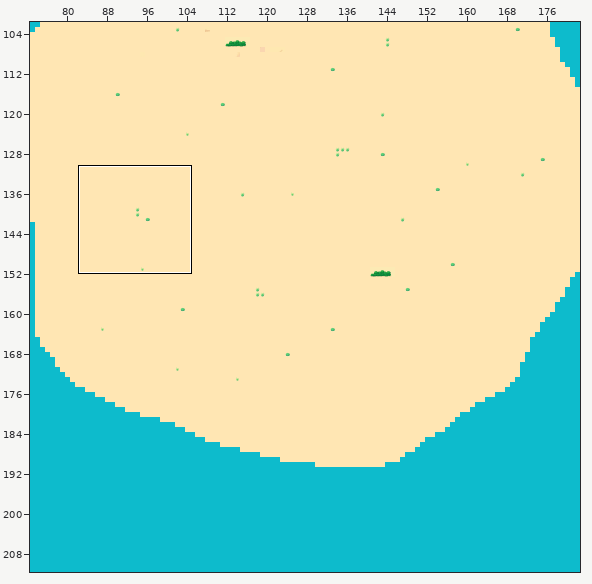
An edit to a level. Tiled map, assets/Map2/map2.tmx. Above: a wide view before the commit, with the close-up outlined.
Close-up. Earlier state:
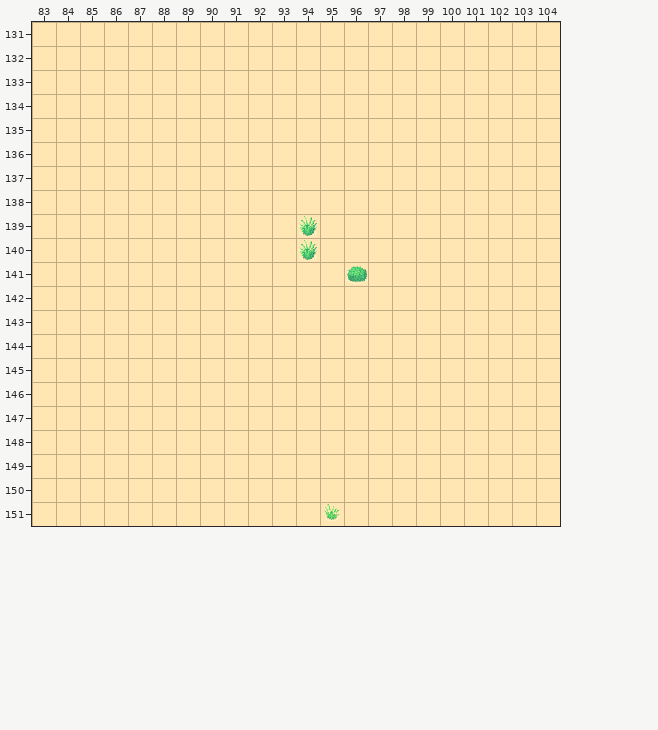
Cells are 32x32 px. Shown: x 83..104, y 131..151. The commit also changed other parts of the map, which this record leaves out.
Now the later version:
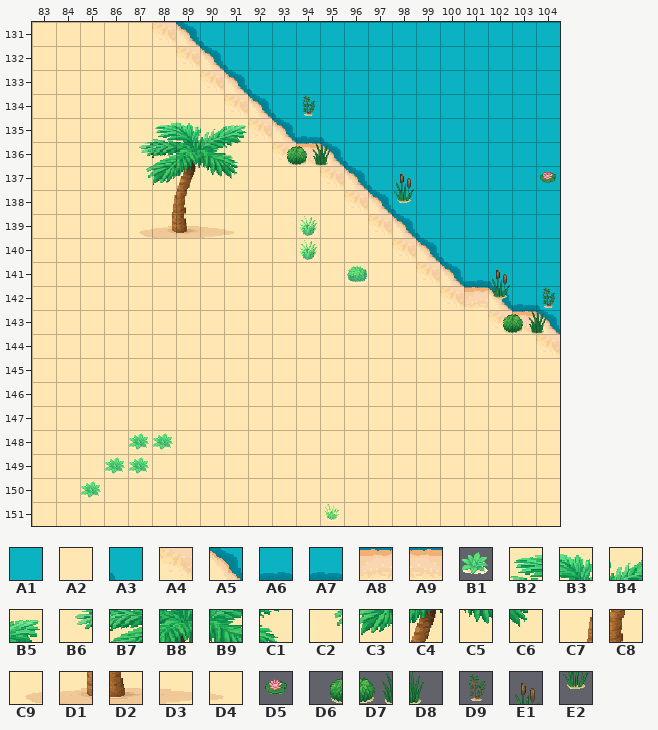
Key: from "NyaTiles": A1 21, A2 100, A3 107 flipped up-down, A4 130 turned 180, A5 135 turned 90, A6 141, A7 141 flipped left-right, A8 166, A9 166 flipped left-right, B1 304, B2 416, B3 417, B4 418, B5 419, B6 440, B7 441, B8 442, B9 443, C1 444, C2 465, C3 466, C4 467, C5 468, C6 469, C7 491, C8 492, C9 515, D1 516, D2 517, D3 518, D4 519, D5 536, D6 538, D7 539, D8 540, D9 560, E1 585, E2 610.
__ is an empty cell.
Difference:
Layer "Rutlager 6":
Tile A1 replaces tile A2 in row 131 at x 91 to 104; in row 132 at x 92 to 104; in row 133 at x 93 to 104; in row 134 at x 94 to 104; in row 135 at x 96 to 104; in row 136 at x 97 to 104.
Tile A1 replaces tile A2 in row 137 at x 98 to 104; in row 138 at x 99 to 104; in row 139 at x 100 to 104; in row 140 at x 101 to 104; in row 141 at x 103 to 104.
Tile A3 replaces tile A2 in row 131 at x 90; in row 132 at x 91; in row 133 at x 92; in row 134 at x 93; in row 135 at x 95; in row 136 at x 96.
Tile A3 replaces tile A2 in row 137 at x 97; in row 138 at x 98; in row 139 at x 99; in row 140 at x 100; in row 141 at x 102; in row 142 at x 104.
Tile A4 replaces tile A2 in row 131 at x 88; in row 132 at x 89; in row 133 at x 90; in row 134 at x 91; in row 135 at x 92; in row 136 at x 93.
Tile A4 replaces tile A2 in row 137 at x 95; in row 138 at x 96; in row 139 at x 97; in row 140 at x 98; in row 141 at x 99; in row 142 at x 100.
Tile A4 replaces tile A2 in row 143 at x 102; in row 144 at x 104.
Tile A5 replaces tile A2 in row 131 at x 89; in row 132 at x 90; in row 133 at x 91; in row 134 at x 92; in row 135 at x 93; in row 136 at x 95.
Tile A5 replaces tile A2 in row 137 at x 96; in row 138 at x 97; in row 139 at x 98; in row 140 at x 99; in row 141 at x 100; in row 142 at x 102.
Tile A5 replaces tile A2 in row 143 at x 104.
Tile A6 replaces tile A2 in row 141 at x 101.
Tile A7 replaces tile A2 in row 135 at x 94; in row 142 at x 103.
Tile A8 replaces tile A2 in row 142 at x 101.
Tile A9 replaces tile A2 in row 136 at x 94; in row 143 at x 103.
Layer "Rutlager 7":
Tile B1 is added in row 148 at x 87 to 88; in row 149 at x 86 to 87; in row 150 at x 85.
Tile B2 is added in row 135 at x 88.
Tile B3 is added in row 135 at x 89.
Tile B4 is added in row 135 at x 90.
Tile B5 is added in row 135 at x 91.
Tile B6 is added in row 136 at x 87.
Tile B7 is added in row 136 at x 88.
Tile B8 is added in row 136 at x 89.
Tile B9 is added in row 136 at x 90.
Tile C1 is added in row 136 at x 91.
Tile C2 is added in row 137 at x 87.
Tile C3 is added in row 137 at x 88.
Tile C4 is added in row 137 at x 89.
Tile C5 is added in row 137 at x 90.
Tile C6 is added in row 137 at x 91.
Tile C7 is added in row 138 at x 88.
Tile C8 is added in row 138 at x 89.
Tile C9 is added in row 139 at x 87.
Tile D1 is added in row 139 at x 88.
Tile D2 is added in row 139 at x 89.
Tile D3 is added in row 139 at x 90.
Tile D4 is added in row 139 at x 91.
Tile D5 is added in row 137 at x 104.
Tile D6 is added in row 136 at x 93; in row 143 at x 102.
Tile D7 is added in row 136 at x 94; in row 143 at x 103.
Tile D8 is added in row 136 at x 95; in row 143 at x 104.
Tile D9 is added in row 134 at x 94; in row 142 at x 104.
Tile E1 is added in row 137 at x 98; in row 141 at x 102.
Tile E2 is added in row 138 at x 98; in row 142 at x 102.
Pixel boxes of the changes (left, top, right, bottom) in both close-ups:
changed: (139, 22, 560, 358)
added: (81, 433, 173, 498)
